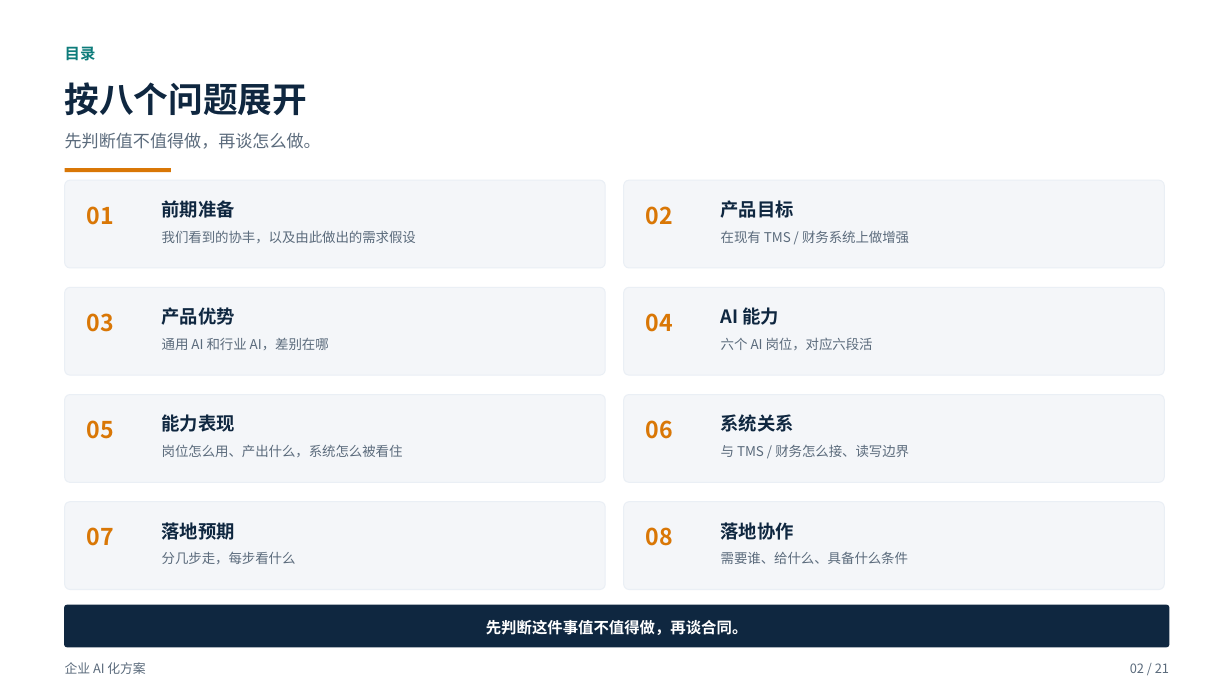
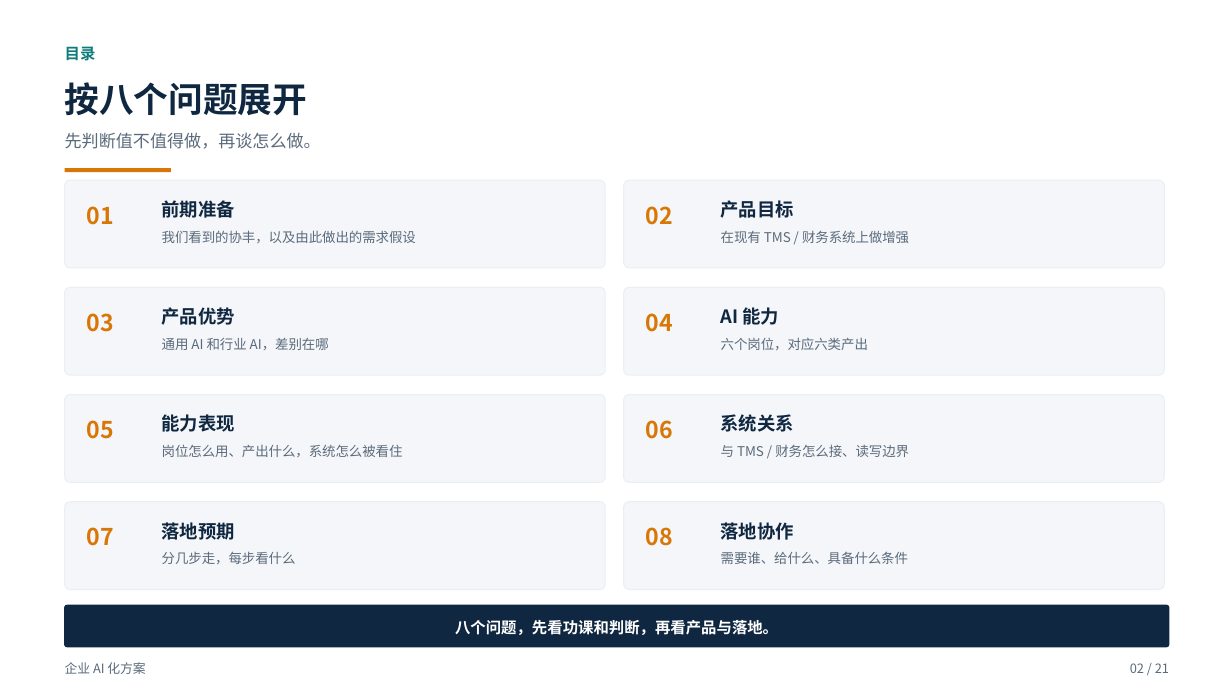
Before and after one commit to roma007/Enterprise-AI, a slide deck: slide 2 of 会客包/reports/客户老板版_企业AI化方案_2026-11-09.pptx. Drawn at 1232x693 pixels with LibreOffice and Linux fonts; fonts in the diff are those of the drawing. Boxes give left, top, right and bottom in pixels: in the first picture for what was removed or moved away, otherwise in the second. Text is boxed around its words. In the diff, an @@ line names an element or a change of style, - is before the commit and + after.

```diff
--- a/会客包/reports/客户老板版_企业AI化方案_2026-11-09.pptx
+++ b/会客包/reports/客户老板版_企业AI化方案_2026-11-09.pptx
@@ text at (x1=721, y1=338, x2=868, y2=350): text changed @@
-六个 AI 岗位，对应六段活
+六个岗位，对应六类产出
@@ text at (x1=455, y1=620, x2=778, y2=635): text changed @@
-先判断这件事值不值得做，再谈合同。
+八个问题，先看功课和判断，再看产品与落地。
```
Also in this commit, not shown: 15 other slides changed, 6 other files.
